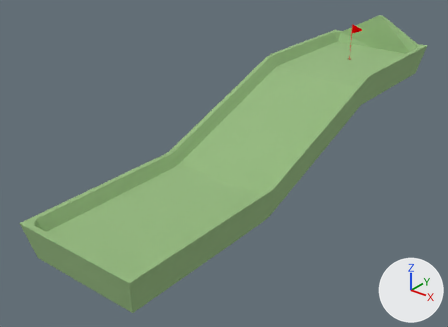
The glTF model assets/glb/map/level_2.glb as it was, and as the next commit left it.
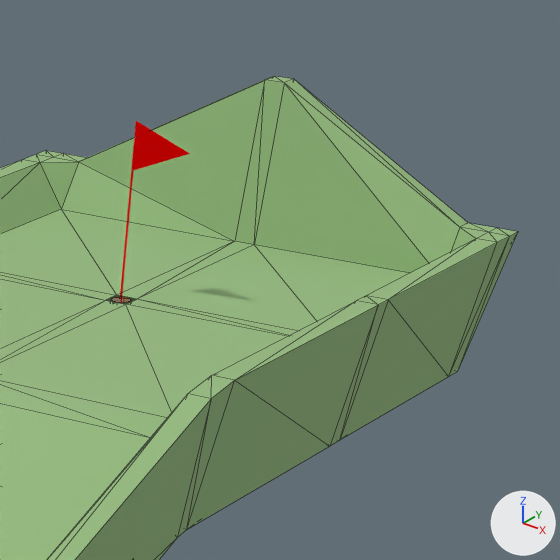
There are two pictures of each version: one whole from a 50 mm camera at (6.51, -5.86, 5.24) aimed at (-0.38, 2.75, -0.1), one close up on the part from 73% to 97% of the width and 0% to 34% of the height. Every picture has the same lights, and +X, +Y and +Z are marked at lower right. The close-ups show mesh edges as thin lines. Vertices at the same position are counted once.

Script lines for the objects in view, before the commit:
```python
me_flag = bpy.data.meshes.new('flag')
me_flag.from_pydata(...)  # 100 vertices, 196 faces; spans x -0.005..0.282, y -0.028..0.005, z 0.102..1.0
me_flag.materials.append(mat_material_007)  # red #ff0002
me_green = bpy.data.meshes.new('green')
me_green.from_pydata(...)  # 332 vertices, 660 faces; spans x -1.24..1.24, y -1.32..8.42, z -0.53..1.88
me_green.materials.append(mat_material)  # green #9abf84
# before: 120 (0.05, 8.42, 1.88) at pixel (293, 78), 127 (0.05, 8.31, 1.88) at pixel (284, 82), 144 (-0.05, 8.42, 1.88) at pixel (274, 76), 151 (-0.05, 8.31, 1.88) at pixel (264, 79)
ob_flag = bpy.data.objects.new('flag', me_flag)
ob_flag.location = (0.0, 6.94, 0.938)
ob_green = bpy.data.objects.new('green', me_green)
ob_green.location = (0.0, 0.0, 0.0)
```
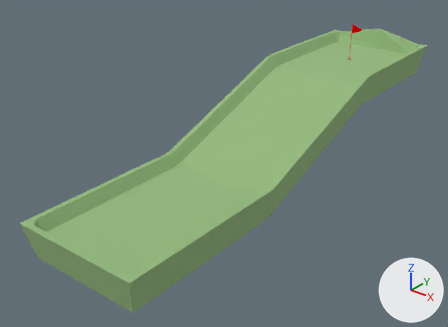
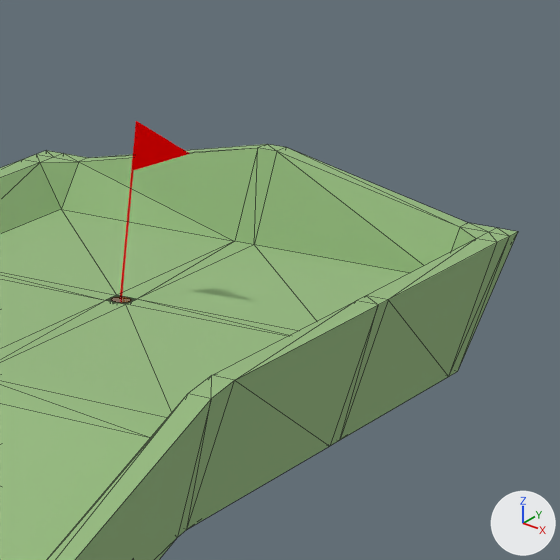
What differs and where, as boxes (x1, y1, x2, y2) in the close-ups (560 x 560 px; the box of a moved part takes in the faces that stretch with it):
'green', reshaped: before (0, 76, 518, 560); after (0, 144, 518, 560)
part 1 of me_green, moved or reshaped: before (79, 76, 468, 273); after (79, 144, 467, 273)

Diff of the bpy script that builds the scene:
```diff
--- a/assets/glb/map/level_2.glb.py
+++ b/assets/glb/map/level_2.glb.py
@@ me_green @@
 me_green.from_pydata(...)  # 332 vertices, 660 faces; spans x -1.24..1.24, y -1.32..8.42, z -0.53..1.88
 # used by ob_green; location = (0.0, 0.0, 0.0)
+# me_green part 1
+for i in [120, 127, 144, 151]: me_green.vertices[i].co += Vector((0.0, 0.0, -0.33))
 me_green.materials.append(mat_material)
```
